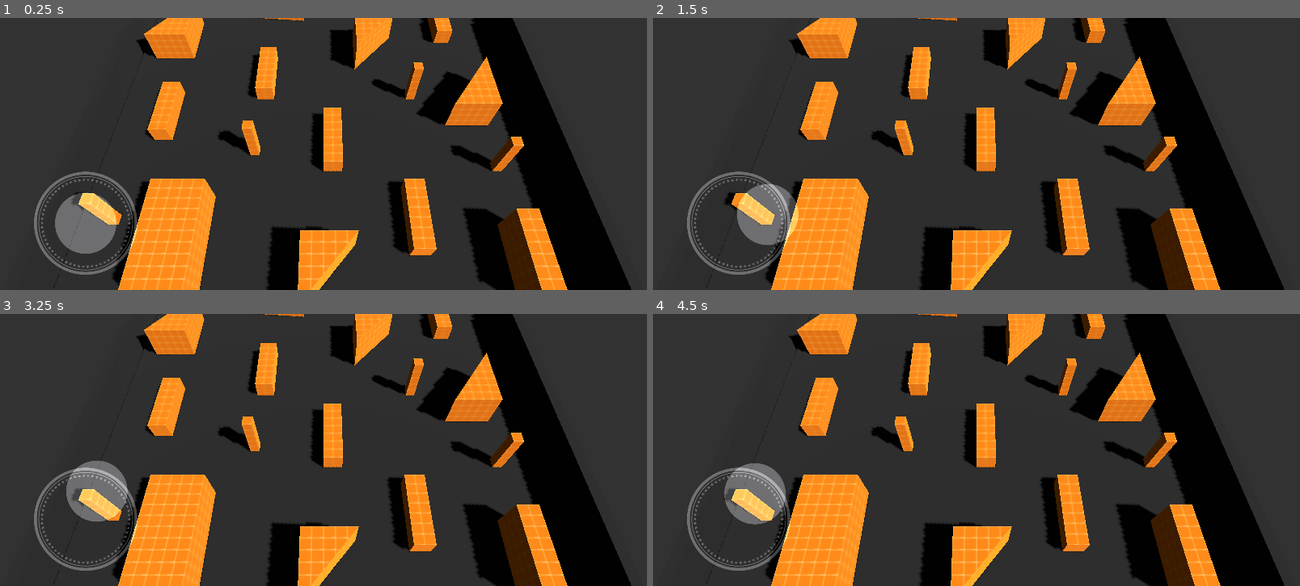
Above: before the commit, frames 1-4 (two rows, left to right).
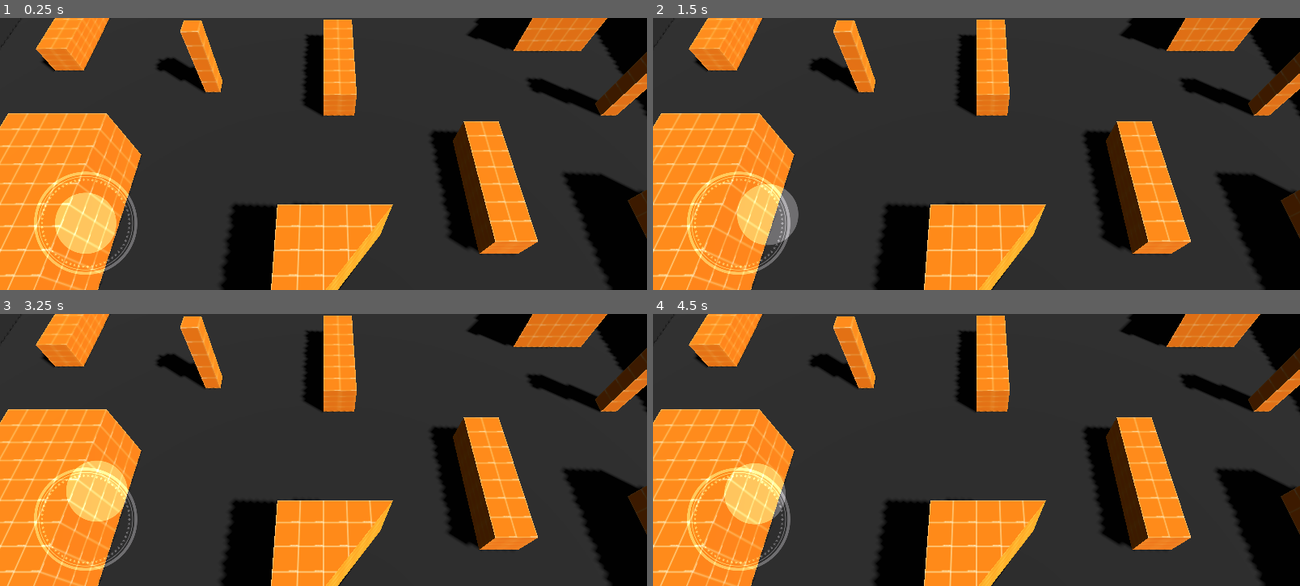
Above: after the commit, the same moments.

Repository: m-soofiyani/EnetMultiplayer_Test
Game: Godot game, scene res://scenes/world.tscn
The game is run twice, just before and just after one commit, with the same random seed, the same clock (stepped at 60 frames per second) and the same inputs. This scene is started directly instead of the project's main scene.
Inputs (mouse positions are in pixels of both pictures, inside the frame that each line leads up to):
- Up to frame 1 (0.25 s): no input
- Up to frame 2 (1.5 s): tap Enter at 0.5 s; move the mouse to (1118, 140) at 0.52 s; hold Right (ui_right) 0.53-1.25 s; click (1118, 140) at 0.67 s; tap Space at 1.25 s; drag from (847, 167) to (944, 208) at 1.27 s
- Up to frame 3 (3.25 s): move the mouse to (388, 390) at 2.02 s; hold Right (ui_right) 2.03-2.75 s; tap Enter at 2.75 s; drag from (291, 504) to (129, 409) at 2.77 s
- Up to frame 4 (4.5 s): move the mouse to (1170, 490) at 3.52 s; hold Left (ui_left) 3.53-4.25 s; tap Space at 4.25 s; drag from (782, 409) to (879, 382) at 4.27 s

The runs differ from the first frame. In frame 1, 57% of the frame differs, in the area x 0-100%, y 0-100%; in frame 2, 57%; in frame 3, 57%; in frame 4, 57%.

Commit message:
fix speed and camera

Diff:
--- a/Client/scenes/world.tscn
+++ b/Client/scenes/world.tscn
@@ -24,7 +24,7 @@
 spawn_limit = 2
 
 [node name="Camera3D" type="Camera3D" parent="."]
-transform = Transform3D(1, 0, 0, 0, 0.526852, 0.849957, 0, -0.849957, 0.526852, 0, 7, 5.25)
+transform = Transform3D(1, 0, 0, 0, 0.526852, 0.849957, 0, -0.849957, 0.526852, 0, 4.04003, 4.43346)
 environment = SubResource("Environment_rofx8")
 current = true
 fov = 42.3
--- a/Client/scripts/camera_3d.gd
+++ b/Client/scripts/camera_3d.gd
@@ -1,7 +1,7 @@
 extends Camera3D
 
 var playerTarget : Vector3
-var offset : float = 5
+var offset : float = 3
 # Called when the node enters the scene tree for the first time.
 func _ready() -> void:
 	pass # Replace with function body.
@@ -10,6 +10,7 @@
 # Called every frame. 'delta' is the elapsed time since the previous frame.
 func _process(delta: float) -> void:
 	if playerTarget:
-		position.x = playerTarget.x
-		position.z = playerTarget.z + offset
-		position.y = 7
+		#position.x = playerTarget.x
+		#position.z = playerTarget.z + offset
+		#position.y = 5
+		position = lerp(position,Vector3(playerTarget.x,5,playerTarget.z + offset),.06)
--- a/Client/scripts/player.gd
+++ b/Client/scripts/player.gd
@@ -74,7 +74,7 @@
 	if is_me:
 		get_parent().get_node("Camera3D").playerTarget = position
 		Velocity = Vector3(get_parent().get_node("JoyStick").joy_direction.x , 0 ,get_parent().get_node("JoyStick").joy_direction.y)
-		move_and_collide(Velocity.normalized() * .01)
+		move_and_collide(Velocity.normalized() * delta * 2)
 
 		if position != Velocity +  position:
 			Target = Velocity +  position
Not shown, changed: Client/export_presets.cfg
Not shown, changed: Client/scenes/player.tscn
Not shown, added: Client/Shokouli3.apk
Not shown, added: Client/Shokouli3.apk.idsig
